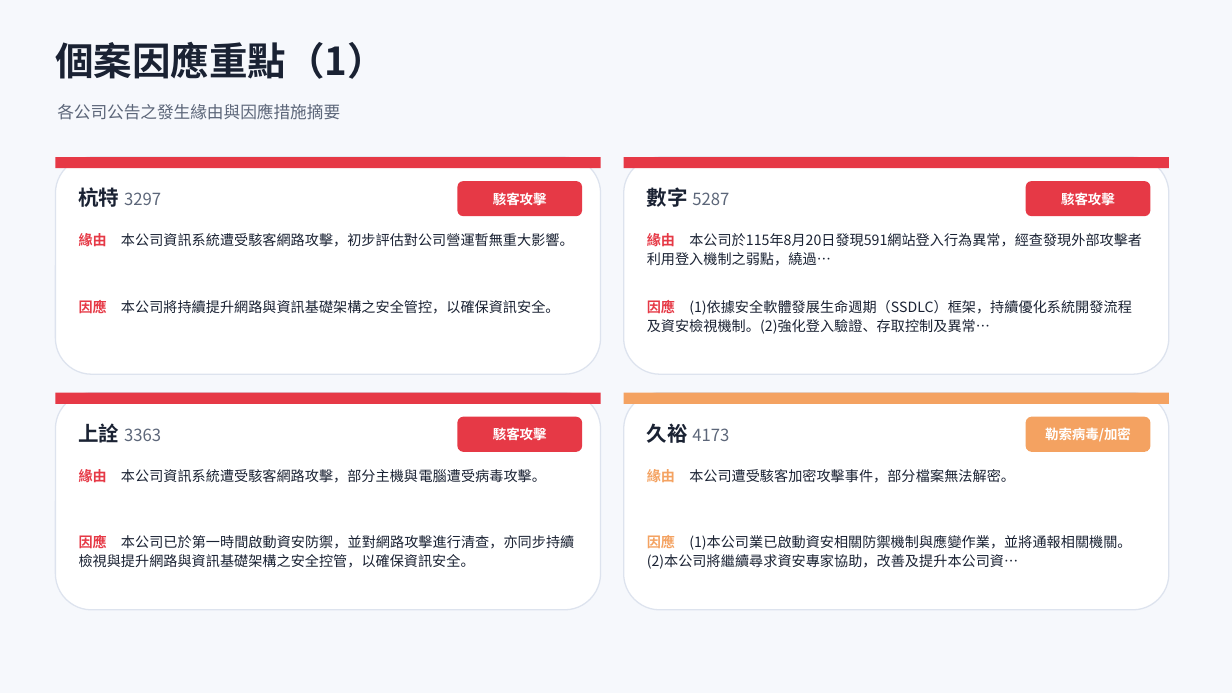
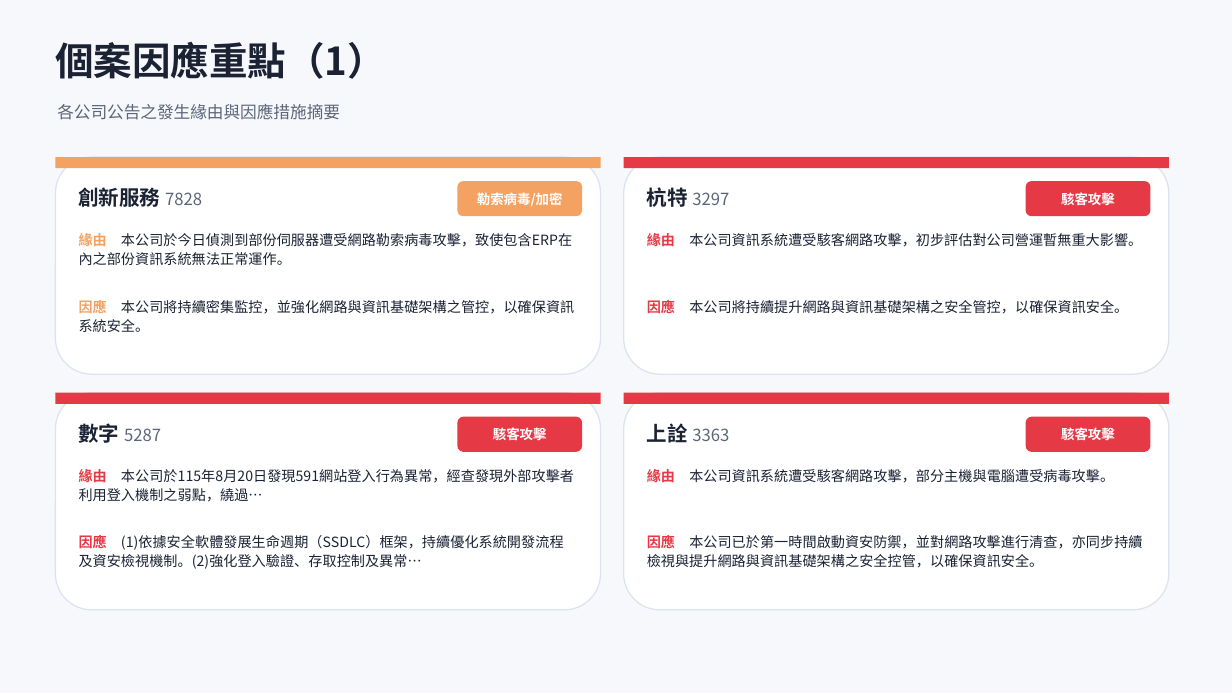
Before and after one commit to Johnnylin77/mops-isec-monitor, a slide deck: slide 6 of 資安事件因應分析.pptx. Drawn at 1232x693 pixels with LibreOffice and Linux fonts; fonts in the diff are those of the drawing. Boxes give left, top, right and bottom in pixels: in the first picture for what was removed or moved away, otherwise in the second. Text is boxed around its words. In the diff, an @@ line names an element or a change of style, - is before the commit and + after.

```diff
--- a/資安事件因應分析.pptx
+++ b/資安事件因應分析.pptx
@@ rectangle at [55,157,601,168]: fill #E63946 to #F4A261 @@
@@ text at [79,185,202,211]: text changed; size 13 to 16 pt; text colour #5C6679 to #1A2233; bold on @@
-杭特 3297
+創新服務 7828
@@ rounded rectangle at [457,181,582,216]: fill #E63946 to #F4A261 @@
@@ text at [477,192,563,207]: text changed @@
-駭客攻擊
+勒索病毒/加密
@@ text at [647,187,729,207]: text changed @@
-數字 5287
+杭特 3297
@@ text at [79,233,572,265]: text changed @@
-緣由 本公司資訊系統遭受駭客網路攻擊，初步評估對公司營運暫無重大影響。
+緣由 本公司於今日偵測到部份伺服器遭受網路勒索病毒攻擊，致使包含ERP在內之部份資訊系統無法正常運作。
@@ text at [647,231,1142,249]: text changed @@
-緣由 本公司於115年8月20日發現591網站登入行為異常，經查發現外部攻擊者利用登入機制之弱點，繞過…
+緣由 本公司資訊系統遭受駭客網路攻擊，初步評估對公司營運暫無重大影響。
@@ text at [79,298,574,332]: text changed @@
-因應 本公司將持續提升網路與資訊基礎架構之安全管控，以確保資訊安全。
+因應 本公司將持續密集監控，並強化網路與資訊基礎架構之管控，以確保資訊系統安全。
@@ text at [647,298,1128,316]: text changed @@
-因應 (1)依據安全軟體發展生命週期（SSDLC）框架，持續優化系統開發流程及資安檢視機制。(2)強化登入驗證、存取控制及異常…
+因應 本公司將持續提升網路與資訊基礎架構之安全管控，以確保資訊安全。
@@ rectangle at [624,393,1169,404]: fill #F4A261 to #E63946 @@
@@ rounded rectangle at [1026,417,1151,452]: fill #F4A261 to #E63946 @@
@@ text at [79,423,161,443]: text changed @@
-上詮 3363
+數字 5287
@@ text at [647,423,729,443]: text changed @@
-久裕 4173
+上詮 3363
@@ text at [1061,427,1115,440]: text changed @@
-勒索病毒/加密
+駭客攻擊
@@ text at [79,467,574,502]: text changed @@
-緣由 本公司資訊系統遭受駭客網路攻擊，部分主機與電腦遭受病毒攻擊。
+緣由 本公司於115年8月20日發現591網站登入行為異常，經查發現外部攻擊者利用登入機制之弱點，繞過…
@@ text at [647,467,1114,485]: text changed @@
-緣由 本公司遭受駭客加密攻擊事件，部分檔案無法解密。
+緣由 本公司資訊系統遭受駭客網路攻擊，部分主機與電腦遭受病毒攻擊。
@@ text at [79,533,564,569]: text changed @@
-因應 本公司已於第一時間啟動資安防禦，並對網路攻擊進行清查，亦同步持續檢視與提升網路與資訊基礎架構之安全控管，以確保資訊安全。
+因應 (1)依據安全軟體發展生命週期（SSDLC）框架，持續優化系統開發流程及資安檢視機制。(2)強化登入驗證、存取控制及異常…
@@ text at [647,533,1142,568]: text changed @@
-因應 (1)本公司業已啟動資安相關防禦機制與應變作業，並將通報相關機關。(2)本公司將繼續尋求資安專家協助，改善及提升本公司資…
+因應 本公司已於第一時間啟動資安防禦，並對網路攻擊進行清查，亦同步持續檢視與提升網路與資訊基礎架構之安全控管，以確保資訊安全。
```
Also in this commit, not shown: 6 other slides changed, 2 other files.
